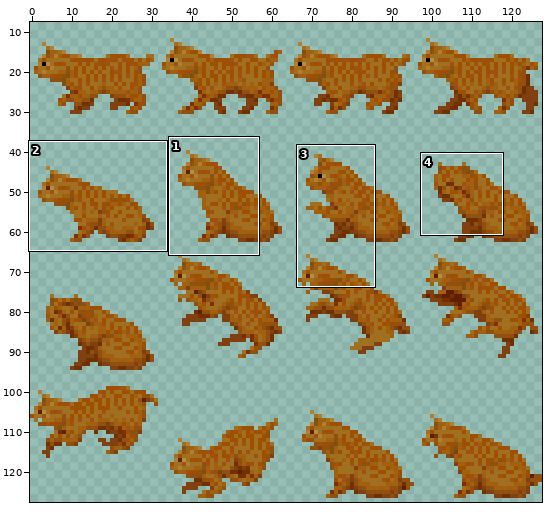
Sprite sheet -- Solution/Resources/street/enemy/enemy_cat.png. The first picture is a wide view before the edit; the outline marks the close-up.
Close-up. The starting point:
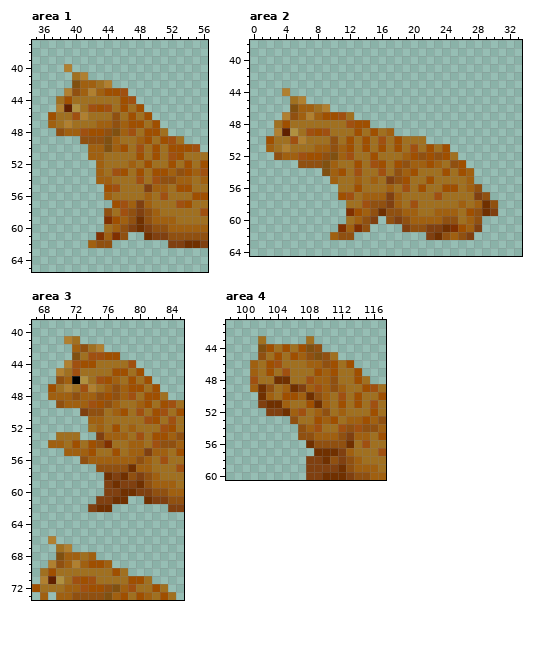
The file is 512x512 pixels, drawn in blocks of 4x4; one block is one cell here. Shown: area 1: x 35..56, y 37..65; area 2: x 0..33, y 38..64; area 3: x 67..85, y 39..73; area 4: x 98..117, y 41..60. The wide view leaves out empty margins. The commit also changed other parts of the picture, which this record leaves out.
And afterwards:
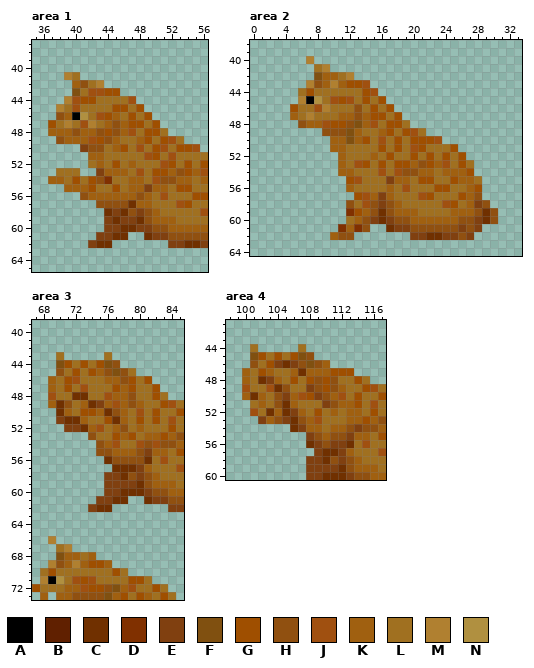
Palette (. is transparent): A #000000  B #602000  C #703000  D #803000  E #804010  F #805010  G #9f4f00  H #905010  J #a05010  K #a06010  L #a07020  M #b08030  N #b09040
Changes in this commit:
Area 1:
y 40: x 39 M -> .
y 41: x 39 . -> M; x 41 M -> .
y 42: x 40..44 FKKLM -> KHLM.
y 43: x 39..43 MHKMK -> .FLJJ; x 46 J -> .
y 44: x 38..42 LGLLL -> .MJGG; x 46 G -> L
y 45: x 39..40 BN -> LJ; x 42..45 JGJL -> LLLG
y 46: x 37..41 GLLJM -> .HKAN; x 43..45 LLH -> JGK
y 47: x 37 K -> G; x 41..43 LLK -> JML
y 48: x 37..38 .H -> KK; x 40..45 KJGGHF -> HKKHGH
y 49: x 38..44 ...HHHF -> HKKKJGH
y 50: x 41..44 .KKF -> EHHL; x 51..52 LG -> JL
y 51: x 48..49 GL -> LJ; x 53 G -> L
y 52: x 42 . -> L; x 45 L -> G; x 49 G -> L; x 51 L -> J
y 53: x 38..40 ... -> LLL; x 43..46 KLJG -> EKKK; x 48 G -> J
y 54: x 37..44 ......KK -> KKLGLGHD; x 47..48 LJ -> KK
y 55: x 39..45 .....GJ -> KKKGLLG; x 47..48 LL -> KK
y 56: x 41..43 ... -> HKK; x 45..48 LLLL -> KKKH
y 57: x 43..48 ..GJKE -> HHHHCK
y 58: x 44..46 HLJ -> CEC
y 59: x 44..47 DGKH -> ECEE
y 60: x 44..48 LKHEC -> EECCE
y 61: x 43..46 DKDH -> EECC
y 62: x 42..44 KHH -> ECC
Area 2:
y 40: x 7 . -> M
y 41: x 8..9 .. -> LM
y 42: x 8..12 ..... -> FKKLM
y 43: x 7..14 ........ -> MHKMKGGJ
y 44: x 4 M -> .; x 6..15 .......... -> LGLLLLLLGJ
y 45: x 5 L -> .; x 7..16 .......... -> ANLJGJLGLG
y 46: x 5..8 FKKL -> GLLJ; x 10..17 ........ -> LLLHLGLG
y 47: x 4..6 MHK -> .KL; x 8..18 KGGJL...... -> LLLKKHKGGLG
y 48: x 3..19 LGLLLLLLLJGG..... -> ...HKKJGGHFKJLGGL
y 49: x 3..13 MBNLJGJLLLG -> ......HHHFK; x 15..21 GLK.... -> LKGLGJL
y 50: x 2..13 GLLJMLLLHLGL -> ........KKFK; x 20..23 LL.. -> GGGJ
y 51: x 2..10 KLMLLLKKH -> ........K; x 12 G -> L; x 14 G -> L; x 21..22 LG -> GL; x 24..25 G. -> LG
y 52: x 3..10 HKKJGGHF -> ........; x 12 J -> L; x 15 G -> K; x 17 L -> G; x 19 K -> L; x 21 H -> L; x 23 H -> L; x 26 . -> G
y 53: x 6..11 HHHFKL -> .....K; x 13..15 GLJ -> JGL; x 19 H -> G; x 21 K -> H; x 24..25 LH -> JL; x 27 . -> L
y 54: x 9..13 FKGLJ -> ..KKL; x 18..22 HKGLL -> JHHKK; x 24..27 GLGK -> KKKG
y 55: x 10..13 KLLK -> ..GJ; x 15 K -> L; x 18..19 HG -> KK; x 21 L -> G; x 25..26 LL -> GK; x 28 . -> L
y 56: x 11..13 LLG -> .KL; x 21 G -> L; x 23 L -> G; x 25 G -> L; x 28 H -> G
y 57: x 11..14 GJLK -> ..GJ; x 16..18 KEK -> EKL; x 21..23 LLJ -> JGL; x 26..29 LLEH -> GKH.
y 58: x 12 L -> H; x 16..17 HE -> EH; x 20 J -> L; x 24..30 LLKLKCH -> JGLKEH.
y 59: x 18 H -> K; x 23..24 KK -> LL; x 26..27 LG -> KK; x 30 E -> H
y 60: x 16..18 .HE -> CEH; x 24..30 HHLKH.. -> KKHHECH
y 61: x 17..18 .. -> CE; x 22..27 EECDGK -> HHHHEH
y 62: x 20..22 ..E -> EEC; x 24..25 HK -> EE
Area 3:
y 41: x 71..72 ML -> ..
y 42: x 72..75 KHLM -> ....
y 43: x 70 . -> L; x 72..77 FLJJGG -> ....L.
y 44: x 70..72 .MJ -> FGL; x 74..79 GLLLLJ -> LGFH..
y 45: x 70 M -> H; x 72 J -> G; x 74..78 LLLGG -> GKHFH; x 80 G -> .
y 46: x 69..73 .HKAN -> KLGJL; x 75..76 JG -> LK; x 78 L -> H
y 47: x 69 G -> K; x 71 M -> G; x 74 M -> L; x 76..77 KH -> LG; x 80 G -> L
y 48: x 69..77 KKKHKKHGH -> JLLCCLLJK; x 79 J -> H; x 81 G -> L
y 49: x 69..72 .HKK -> KCHL; x 74..79 JGHKLL -> CEKJKH; x 81 G -> L
y 50: x 70..78 ...EHHLKG -> CKLGGKCHK; x 83 J -> L
y 51: x 70..78 ....KKLLL -> ECCKLLGCK; x 80..81 LJ -> GL
y 52: x 71..75 ...LK -> EECKJ; x 77..80 GLKL -> KHLK; x 83 J -> L
y 53: x 70..72 LLL -> ...; x 74..77 .EKK -> HLLG; x 79..82 LJLG -> GLKK
y 54: x 69..74 KKLGLG -> ......; x 76..77 DL -> KJ; x 79..81 KKL -> LJH
y 55: x 71..78 KKKGLLGL -> ....HHKK; x 80 K -> H
y 56: x 73..79 HKKKKKK -> ...CHHH; x 81 K -> C
y 57: x 75..78 HHHH -> ..CC; x 80 K -> E
y 58: x 76 C -> E
y 59: x 77 C -> E
y 60: x 80 E -> C
y 71: x 69 B -> A
Area 4:
y 43: x 102 L -> .; x 108 L -> .
y 44: x 101..109 .FGLGLGFH -> L.....L..
y 45: x 101..102 .H -> FG; x 107 K -> F; x 109..111 FHL -> ...
y 46: x 101 K -> H; x 104..113 JLLLKKHGLG -> ECEHFHK...
y 47: x 100..103 .KLG -> KLGK; x 105..109 JLLLG -> LKCKK; x 112..114 LLG -> GG.
y 48: x 100..106 .JLLCCL -> KLCEKLG; x 108..110 JKK -> GHG
y 49: x 100..110 .KCHLKCEKJK -> JLLJCHLLEHG
y 50: x 100..111 ..CKLGGKCHKL -> KCKLHEKJGEHK
y 51: x 101..106 .ECCKL -> LKLHCK; x 108..113 GCKLGL -> LLEHKK
y 52: x 101..104 ..EE -> JLCK; x 106..107 KJ -> EK; x 109..114 KHLKLL -> GLKLKK
y 53: x 102..111 ....HLLGKG -> EKHECHKJLL
y 54: x 106..107 .H -> CE; x 109 J -> K; x 111..112 LJ -> KK; x 114 J -> E
y 55: x 107..109 HHK -> .EH; x 111 K -> H
y 56: x 109 H -> E; x 111..112 HH -> EE
y 57: x 109 C -> E
